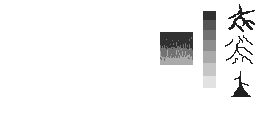
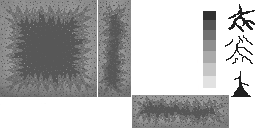
The second 257 × 129 image is a revision of the first. Changes to its layers:
added layer "Paint Layer 7" above "Group 6" over [left=0, top=0, right=192, bottom=128]
added group "Group 6" with 5 layers above "Group 5" over [left=0, top=0, right=96, bottom=104]
added layer "Paint Layer 4" (3rd of 18, in "Group 6") in group "Group 6" over [left=0, top=0, right=96, bottom=104]
added group "Group 5" (1st of 6) with 3 layers above "Group 5" over [left=0, top=0, right=128, bottom=104]
moved "Paint Layer 4" (6th of 18, in "Group 5") into group "Group 5", painted on it over [left=0, top=0, right=229, bottom=128]
added layer "Paint Layer 4" (7th of 18, in "Group 5") in group "Group 5" over [left=0, top=0, right=128, bottom=104]
added group "Group 5" (2nd of 6) with 4 layers above "Group 5" over [left=0, top=0, right=160, bottom=128]
added layer "Paint Layer 4" (10th of 18, in "Group 5") in group "Group 5" over [left=32, top=0, right=160, bottom=96]
added layer "Paint Layer 4" (11th of 18, in "Group 5") in group "Group 5" over [left=32, top=0, right=160, bottom=128]
added layer "Paint Layer 4" (12th of 18, in "Group 5") in group "Group 5" over [left=32, top=32, right=160, bottom=128]
added group "Group 5" (3rd of 6) with 2 layers above "Group 5" over [left=3, top=0, right=229, bottom=128]
added layer "Paint Layer 8" (1st of 2, in "Group 5") in group "Group 5" over [left=3, top=53, right=229, bottom=128]
added layer "Paint Layer 4 Merged" (1st of 2, in "Group 5") in group "Group 5" over [left=69, top=0, right=229, bottom=128]
added group "Group 5" (4th of 6) with 2 layers above "Group 5" over [left=2, top=0, right=194, bottom=128]
added layer "Paint Layer 8" (2nd of 2, in "Group 5") in group "Group 5" over [left=64, top=0, right=192, bottom=128]
added layer "Paint Layer 4 Merged" (2nd of 2, in "Group 5") in group "Group 5" over [left=2, top=0, right=194, bottom=128]
painted on "Paint Layer 3" over [left=0, top=0, right=229, bottom=128]
…and 3 more changes (3 added)
